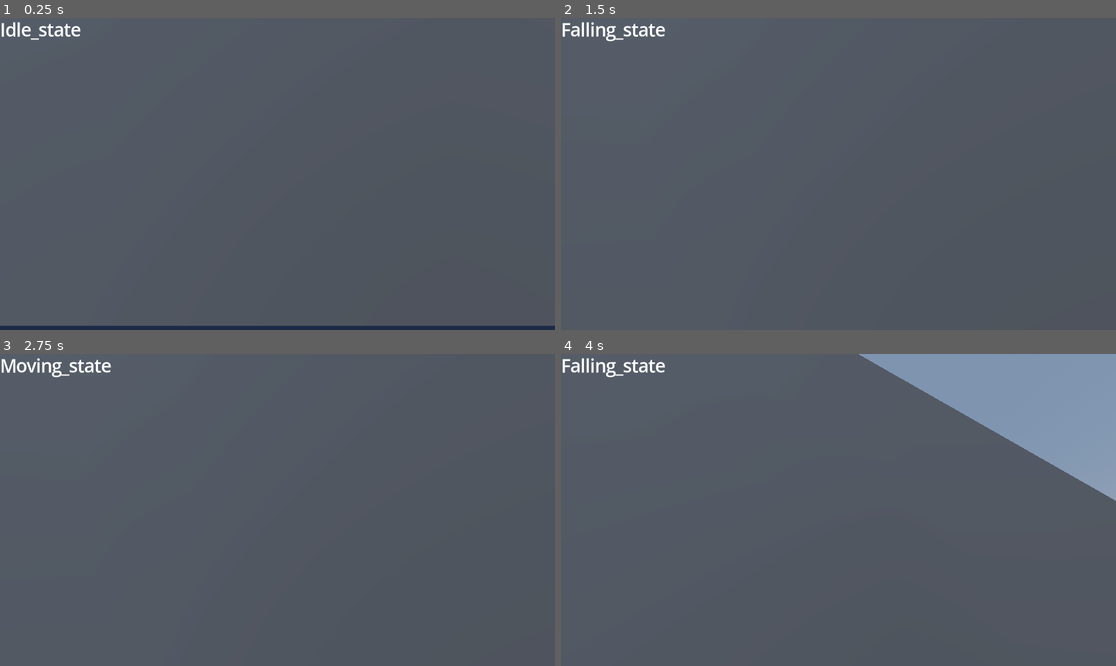
Above: before the commit, frames 1-4 (two rows, left to right).
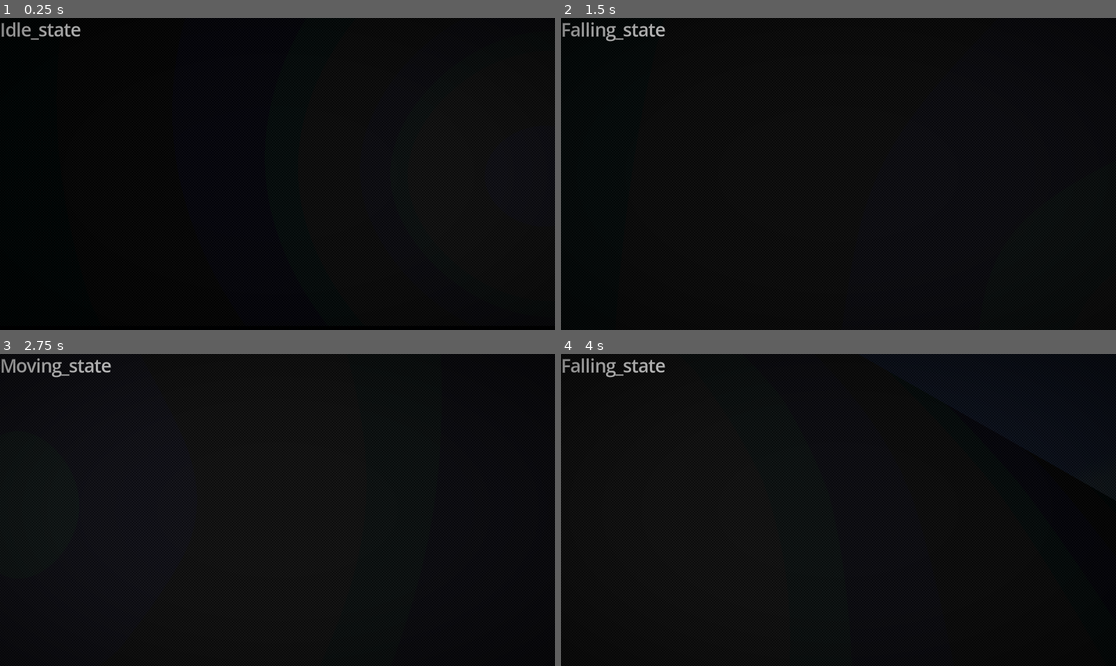
Above: after the commit, the same moments.

Repository: Groblockia/Wildroom
Game: Godot game, scene res://Levels/Main.tscn
Two runs of this game, one before a commit and one after it. Both use one fixed random seed, a clock stepped at 60 frames per second and the inputs below. The engine's default icon, where the game draws it, is replaced by a stand-in: a white triangle on a blue panel in a dark square.
Inputs (mouse positions are in pixels of both pictures, inside the frame that each line leads up to):
- Up to frame 1 (0.25 s): no input
- Up to frame 2 (1.5 s): tap Enter at 0.5 s; move the mouse to (866, 174) at 0.52 s; hold W (forward) from 0.53 s (still down); tap E (interact) at 0.6 s; tap Space (jump) at 0.77, 1.25 s; move the mouse to (810, 174) at 1.27 s; tap Tab (mouse_tab) at 1.35 s
- Up to frame 3 (2.75 s): tap Space (jump) at 1.52 s; move the mouse to (333, 441) at 2.02 s; release W (forward) at 2.03 s; hold D (right) from 2.03 s (still down); tap E (interact) at 2.1 s
- Up to frame 4 (4 s): tap Enter at 2.75 s; move the mouse to (810, 572) at 2.77 s; release D (right) at 2.78 s; hold W (forward) from 2.78 s (still down); tap Tab (mouse_tab) at 2.85 s; tap Space (jump) at 3.02, 3.5, 3.77 s; move the mouse to (877, 513) at 3.52 s; tap E (interact) at 3.6 s

The runs differ from the first frame. In frame 1, 100% of the frame differs, in the area x 0-100%, y 0-100%; in frame 2, 100%; in frame 3, 100%; in frame 4, 100%.

Commit message:
shader tests + started working on menus

Diff:
--- a/Levels/Main.tscn
+++ b/Levels/Main.tscn
@@ -267,3 +267,7 @@
 
 [node name="Collectible10" parent="Node" instance=ExtResource("4_1q67n")]
 transform = Transform3D(1, 0, 0, 0, 1, 0, 0, 0, 1, 22.528, 7.06065, -59.9562)
+
+[node name="OmniLight3D" type="OmniLight3D" parent="."]
+transform = Transform3D(1, 0, 0, 0, 1, 0, 0, 0, 1, 6.57812, 1.74488, -3.42825)
+omni_range = 9.5216
--- /dev/null
+++ b/Menus/main_menu.tscn
@@ -0,0 +1,42 @@
+[gd_scene load_steps=2 format=3 uid="uid://bx8qi23eyrsrb"]
+
+[ext_resource type="Script" uid="uid://cjp3scnvkd1uf" path="res://Scripts/main_menu.gd" id="1_jf8mj"]
+
+[node name="Main menu" type="Control"]
+layout_mode = 3
+anchors_preset = 15
+anchor_right = 1.0
+anchor_bottom = 1.0
+grow_horizontal = 2
+grow_vertical = 2
+script = ExtResource("1_jf8mj")
+
+[node name="VBoxContainer" type="VBoxContainer" parent="."]
+layout_mode = 1
+anchors_preset = 8
+anchor_left = 0.5
+anchor_top = 0.5
+anchor_right = 0.5
+anchor_bottom = 0.5
+offset_left = -35.0
+offset_top = -50.5
+offset_right = 35.0
+offset_bottom = 50.5
+grow_horizontal = 2
+grow_vertical = 2
+
+[node name="StartButton" type="Button" parent="VBoxContainer"]
+layout_mode = 2
+text = "Start"
+
+[node name="OptionsButton" type="Button" parent="VBoxContainer"]
+layout_mode = 2
+text = "Options"
+
+[node name="QuitButton" type="Button" parent="VBoxContainer"]
+layout_mode = 2
+text = "Quit"
+
+[connection signal="pressed" from="VBoxContainer/StartButton" to="." method="_on_start_button_pressed"]
+[connection signal="pressed" from="VBoxContainer/OptionsButton" to="." method="_on_options_button_pressed"]
+[connection signal="pressed" from="VBoxContainer/QuitButton" to="." method="_on_quit_button_pressed"]
--- /dev/null
+++ b/Menus/options_menu.tscn
@@ -0,0 +1,23 @@
+[gd_scene format=3 uid="uid://b1qxs5x83su66"]
+
+[node name="Options menu" type="Control"]
+layout_mode = 3
+anchors_preset = 15
+anchor_right = 1.0
+anchor_bottom = 1.0
+grow_horizontal = 2
+grow_vertical = 2
+
+[node name="VBoxContainer" type="VBoxContainer" parent="."]
+layout_mode = 1
+anchors_preset = 8
+anchor_left = 0.5
+anchor_top = 0.5
+anchor_right = 0.5
+anchor_bottom = 0.5
+offset_left = -20.0
+offset_top = -20.0
+offset_right = 20.0
+offset_bottom = 20.0
+grow_horizontal = 2
+grow_vertical = 2
--- a/Player/player.tscn
+++ b/Player/player.tscn
@@ -6,10 +6,40 @@
 [ext_resource type="Script" uid="uid://d1qqjkkjcwjo2" path="res://Scripts/Player_State_Machine/jumping.gd" id="4_vtle1"]
 [ext_resource type="Script" uid="uid://ce2psm8kmakot" path="res://Scripts/Player_State_Machine/falling.gd" id="5_od3ui"]
 [ext_resource type="Script" uid="uid://df66y12g1xr1d" path="res://Scripts/Player_State_Machine/idle.gd" id="6_fhl08"]
+[ext_resource type="Shader" uid="uid://cytbtjvdw7gkw" path="res://Player/vignette.gdshader" id="7_vtle1"]
+[ext_resource type="Shader" uid="uid://dcx86sijad55c" path="res://Player/psx_style.gdshader" id="8_od3ui"]
 
 [sub_resource type="CapsuleShape3D" id="CapsuleShape3D_k53q1"]
 
 [sub_resource type="CapsuleMesh" id="CapsuleMesh_fhl08"]
+
+[sub_resource type="ShaderMaterial" id="ShaderMaterial_od3ui"]
+shader = ExtResource("7_vtle1")
+shader_parameter/inner_radius = 0.2
+shader_parameter/outer_radius = 1.0
+shader_parameter/vignette_strength = 0.7
+shader_parameter/dither_strength = 0.0
+shader_parameter/vignette_color = Color(0, 0, 0, 1)
+
+[sub_resource type="ShaderMaterial" id="ShaderMaterial_00tjw"]
+render_priority = 0
+shader = ExtResource("8_od3ui")
+shader_parameter/enable_fog = true
+shader_parameter/fog_color = Color(0.187722, 0.187722, 0.187722, 1)
+shader_parameter/noise_color = Color(0.513577, 0.513577, 0.513577, 1)
+shader_parameter/fog_distance = 10.0
+shader_parameter/fog_fade_range = 8.0
+shader_parameter/enable_noise = false
+shader_parameter/noise_time_fac = 4.0
+shader_parameter/enable_color_limitation = true
+shader_parameter/color_levels = 64
+shader_parameter/enable_dithering = true
+shader_parameter/dither_strength = 0.5
+
+[sub_resource type="QuadMesh" id="QuadMesh_vtle1"]
+material = SubResource("ShaderMaterial_00tjw")
+flip_faces = true
+size = Vector2(2, 2)
 
 [node name="CharacterBody3D" type="CharacterBody3D"]
 collision_layer = 2
@@ -55,10 +85,6 @@
 
 [node name="Camera3D" type="Camera3D" parent="camera_pivot"]
 
-[node name="RayCast3D" type="RayCast3D" parent="camera_pivot/Camera3D"]
-target_position = Vector3(0, 0, -3)
-collision_mask = 8
-
 [node name="debug_UI" type="Control" parent="camera_pivot/Camera3D"]
 layout_mode = 3
 anchors_preset = 0
@@ -71,3 +97,24 @@
 offset_bottom = 50.0
 theme_override_font_sizes/font_size = 36
 text = "caca"
+
+[node name="RayCast3D" type="RayCast3D" parent="camera_pivot/Camera3D"]
+target_position = Vector3(0, 0, -3)
+collision_mask = 8
+
+[node name="CanvasLayer" type="CanvasLayer" parent="camera_pivot/Camera3D"]
+follow_viewport_enabled = true
+
+[node name="ColorRect" type="ColorRect" parent="camera_pivot/Camera3D/CanvasLayer"]
+z_index = 1
+material = SubResource("ShaderMaterial_od3ui")
+anchors_preset = 15
+anchor_right = 1.0
+anchor_bottom = 1.0
+grow_horizontal = 2
+grow_vertical = 2
+mouse_filter = 2
+
+[node name="MeshInstance3D" type="MeshInstance3D" parent="camera_pivot/Camera3D"]
+transform = Transform3D(1, 0, 0, 0, 1, 0, 0, 0, 1, 0, 0, -1)
+mesh = SubResource("QuadMesh_vtle1")
--- /dev/null
+++ b/Player/psx_style.gdshader
@@ -0,0 +1,83 @@
+shader_type spatial;
+
+render_mode cull_disabled, unshaded;
+uniform sampler2D depth_texture : source_color, hint_depth_texture;
+uniform sampler2D screen_texture : source_color, hint_screen_texture, repeat_disable, filter_nearest;
+
+uniform bool enable_fog = true;
+uniform vec3 fog_color : source_color;
+uniform vec3 noise_color : source_color;
+uniform float fog_distance : hint_range(1, 6000) = 100;
+uniform float fog_fade_range : hint_range(1, 6000) = 50;
+uniform bool enable_noise = true;
+uniform float noise_time_fac : hint_range(0.1, 10) = 4;
+uniform bool enable_color_limitation = true;
+uniform int color_levels : hint_range(2, 4096) = 32;
+uniform bool enable_dithering = true;
+uniform float dither_strength : hint_range(0.0, 1.0) = 0.3;
+
+float hashOld12(vec2 p){
+	return fract(sin(dot(p, vec2(12.9898, 78.233))) * 43758.5453 + (sin((TIME)) / noise_time_fac)) ;
+}
+
+vec3 color_mix(vec3 a, vec3 b, float f ){
+	f = clamp(abs(f), 0,1);
+	float invf = 1.0 - f;
+	return (a*f) + (b*invf);
+}
+
+vec3 quantize_color(vec3 color, int levels) {
+    float quantizer = float(levels - 1);
+    return floor(color * quantizer + 0.5) / quantizer;
+}
+
+float dither(vec2 position, float brightness) {
+    int x = int(mod(position.x, 4.0));
+    int y = int(mod(position.y, 4.0));
+    int index = x + y * 4;
+    float dithering[16] = float[](
+        0.0, 0.5, 0.125, 0.625,
+        0.75, 0.25, 0.875, 0.375,
+        0.1875, 0.6875, 0.0625, 0.5625,
+        0.9375, 0.4375, 1.0, 0.8125
+    );
+    float threshold = dithering[index];
+    return brightness < threshold ? 0.0 : 1.0;
+}
+
+void vertex() {
+  POSITION = vec4(VERTEX.xy, 1.0, 1.0);
+}
+
+void fragment(){
+	vec3 screen_color = texture(screen_texture, SCREEN_UV).rgb;
+	vec2 screen_coords = SCREEN_UV * 2.0 - 1.0;
+	float depth = texture(depth_texture, SCREEN_UV).x;
+	vec3 ndc = vec3(screen_coords, depth);
+
+	vec4 view = INV_PROJECTION_MATRIX * vec4(ndc, 1.0);
+	view.xyz /= view.w;
+
+	float linear_depth = -view.z;
+
+	float depth_mask_inv = clamp((linear_depth - (fog_distance - fog_fade_range)) / fog_fade_range, 0.0, 1.0);
+
+	vec3 final_color = screen_color;
+
+	if (enable_noise){
+		vec3 twocolornoise = color_mix(fog_color, noise_color, hashOld12(screen_coords));
+		final_color = color_mix(twocolornoise, final_color, depth_mask_inv);
+	}
+	if (enable_fog){
+		final_color = color_mix(fog_color, final_color, depth_mask_inv);
+	}
+	if (enable_color_limitation){
+		final_color = quantize_color(final_color, color_levels);
+	}
+	if (enable_dithering){
+		float brightness = dot(final_color, vec3(0.3, 0.59, 0.11));
+		brightness += dither_strength * (dither(FRAGCOORD.xy, brightness) - 0.5);
+		final_color *= (1.0 + dither_strength * (dither(FRAGCOORD.xy, brightness) - 0.5));
+	}
+	ALBEDO = final_color;
+}
--- /dev/null
+++ b/Player/vignette.gdshader
@@ -0,0 +1,17 @@
+shader_type canvas_item;
+
+uniform float inner_radius = 0.1;
+uniform float outer_radius = 1;
+uniform float vignette_strength = 10.0;
+uniform float dither_strength = 0.03;
+uniform vec4 vignette_color: source_color;
+
+
+void fragment() {
+	float dist = distance(UV, vec2(0.5));
+
+	float vignette = smoothstep(inner_radius, outer_radius, dist) * vignette_strength;
+	float dither = fract(sin(dot(UV, vec2(12.9898, 78.233))) * 43758.5453123) * dither_strength;
+
+	COLOR = vec4(vignette_color.rgb, vignette + dither);
+}
--- /dev/null
+++ b/Scripts/main_menu.gd
@@ -0,0 +1,18 @@
+extends Control
+
+@onready var startButton = $VBoxContainer/StartButton
+@onready var optionsButton = $VBoxContainer/OptionsButton
+@onready var quitButton = $VBoxContainer/StartButton
+
+signal start_button
+signal options_button
+signal quit_button
+
+func _on_start_button_pressed() -> void:
+	get_tree().change_scene_to_file("res://Levels/Main.tscn")
+
+func _on_options_button_pressed() -> void:
+	pass
+
+func _on_quit_button_pressed() -> void:
+	get_tree().quit()
Not shown: 1 places in Player/player.tscn that only renumber resources
Not shown, added: Player/psx_style.gdshader.uid
Not shown, added: Player/vignette.gdshader.uid
Not shown, added: Scripts/main_menu.gd.uid
